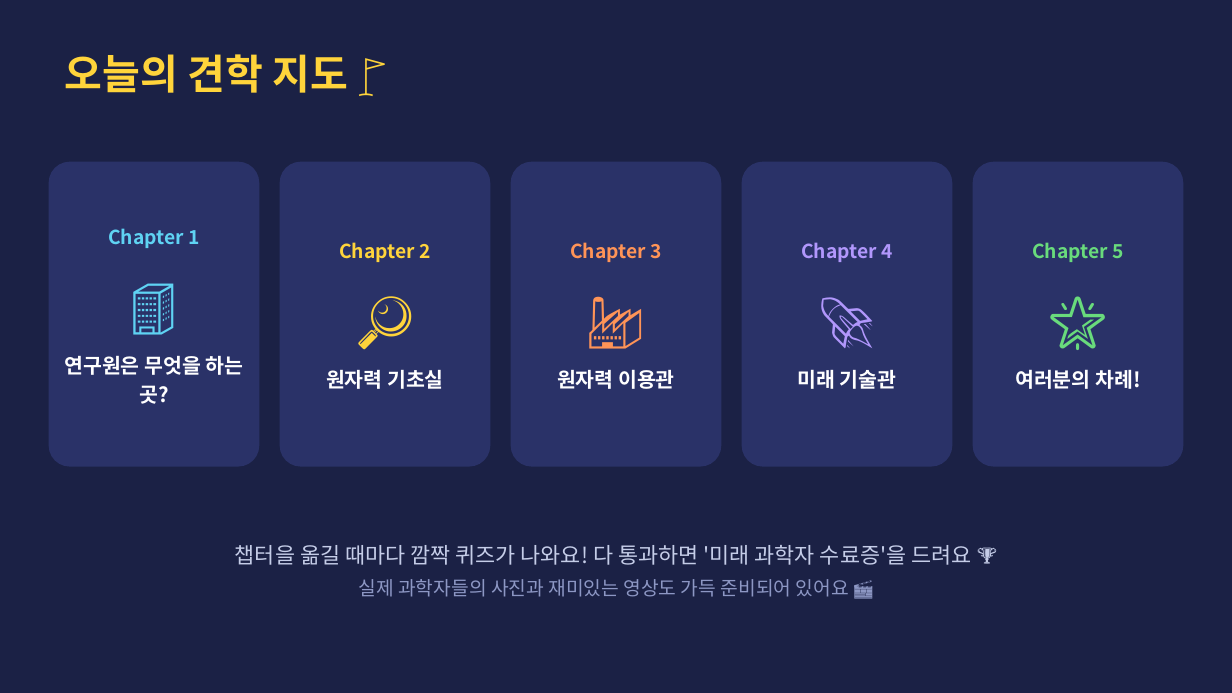
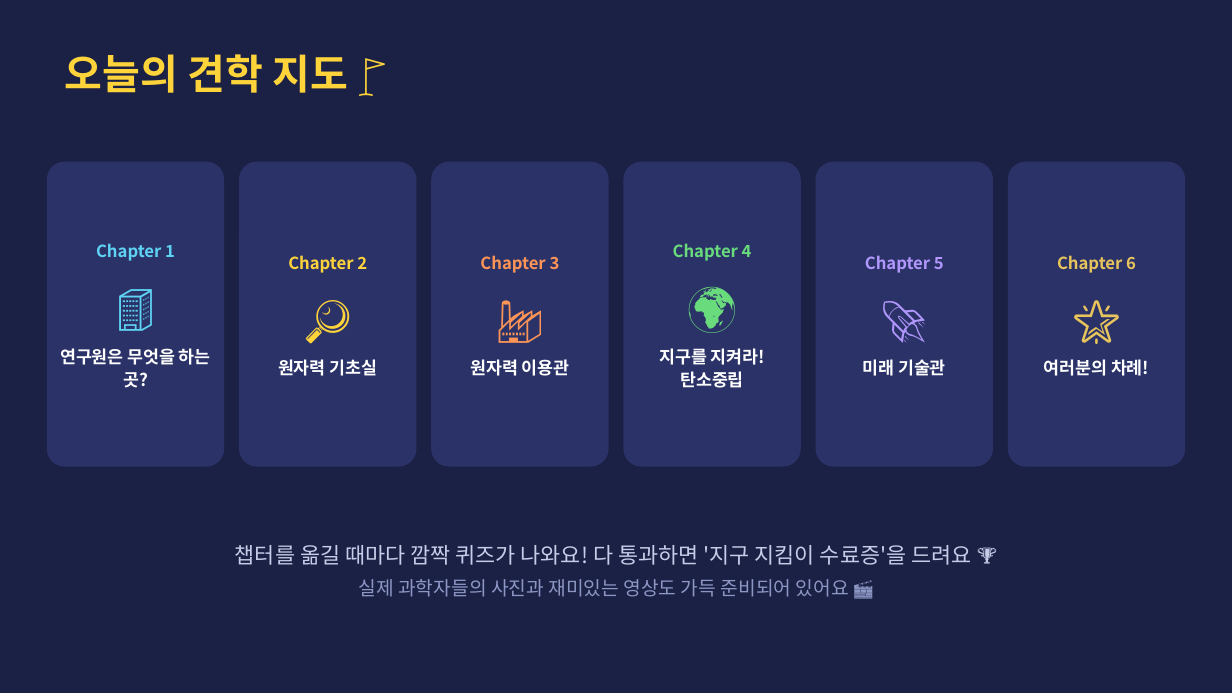
Before and after one commit to parksang-jun/ecture-materials, a slide deck: slide 2 of 강의자료/1일 어린이 연구원_초등 3-4학년용.pptx. Drawn at 1232x693 pixels with LibreOffice and Linux fonts; fonts in the diff are those of the drawing. Boxes give left, top, right and bottom in pixels: in the first picture for what was removed or moved away, otherwise in the second. Text is boxed around its words. In the diff, an @@ line names an element or a change of style, - is before the commit and + after.

```diff
--- a/강의자료/1일 어린이 연구원_초등 3-4학년용.pptx
+++ b/강의자료/1일 어린이 연구원_초등 3-4학년용.pptx
@@ rounded rectangle "Chapter 1": place and size @@
-rounded rectangle "Chapter 1" at bbox=[49, 162, 260, 467]
+rounded rectangle "Chapter 1" at bbox=[47, 162, 225, 467]
@@ rounded rectangle "Chapter 1" at bbox=[47, 162, 225, 467]: size 15 to 13 pt in "Chapter 1"; size 44 to 36 pt in "🏢"; size 16 to 13.5 pt in "연구원은 무엇을 하는 곳?"; less space between paragraphs @@
@@ rounded rectangle "Chapter 2": place and size @@
-rounded rectangle "Chapter 2" at bbox=[280, 162, 491, 467]
+rounded rectangle "Chapter 2" at bbox=[239, 162, 417, 467]
@@ rounded rectangle "Chapter 2" at bbox=[239, 162, 417, 467]: size 15 to 13 pt in "Chapter 2"; size 44 to 36 pt in "🔎"; size 16 to 13.5 pt in "원자력 기초실"; less space between paragraphs @@
@@ rounded rectangle "Chapter 3": place and size @@
-rounded rectangle "Chapter 3" at bbox=[511, 162, 722, 467]
+rounded rectangle "Chapter 3" at bbox=[432, 162, 609, 467]
@@ rounded rectangle "Chapter 3" at bbox=[432, 162, 609, 467]: size 15 to 13 pt in "Chapter 3"; size 44 to 36 pt in "🏭"; size 16 to 13.5 pt in "원자력 이용관"; less space between paragraphs @@
@@ rounded rectangle added at bbox=[624, 162, 801, 467], fill #2A3268, 13.5 pt, text #FFFFFF, bold @@
+Chapter 4
+🌍
+지구를 지켜라! 탄소중립
@@ rounded rectangle "Chapter 5": place and size @@
-rounded rectangle "Chapter 5" at bbox=[742, 162, 953, 467]
+rounded rectangle "Chapter 5" at bbox=[816, 162, 994, 467]
@@ rounded rectangle "Chapter 6": place and size @@
-rounded rectangle "Chapter 6" at bbox=[973, 162, 1184, 467]
+rounded rectangle "Chapter 6" at bbox=[1008, 162, 1186, 467]
@@ text in rounded rectangle at bbox=[865, 255, 944, 273]: text changed; size 15 to 13 pt @@
-Chapter 4
+Chapter 5
@@ text in rounded rectangle at bbox=[1057, 255, 1136, 273]: text changed; size 15 to 13 pt; text colour #69DB7C to #E8C45C @@
-Chapter 5
+Chapter 6
@@ text in rounded rectangle at bbox=[863, 359, 946, 376]: size 44 to 36 pt in "🚀"; size 16 to 13.5 pt in "미래 기술관"; less space between paragraphs @@
@@ text in rounded rectangle at bbox=[1044, 359, 1149, 376]: size 44 to 36 pt, text colour #69DB7C to #E8C45C in "🌟"; size 16 to 13.5 pt in "여러분의 차례!"; less space between paragraphs @@
@@ text at bbox=[235, 545, 971, 565]: text changed @@
-챕터을 옮길 때마다 깜짝 퀴즈가 나와요! 다 통과하면 '미래 과학자 수료증'을 드려요 🏆
+챕터를 옮길 때마다 깜짝 퀴즈가 나와요! 다 통과하면 '지구 지킴이 수료증'을 드려요 🏆
```
Also in this commit, not shown: 9 other slides changed, 7 slides added, 2 other files.
